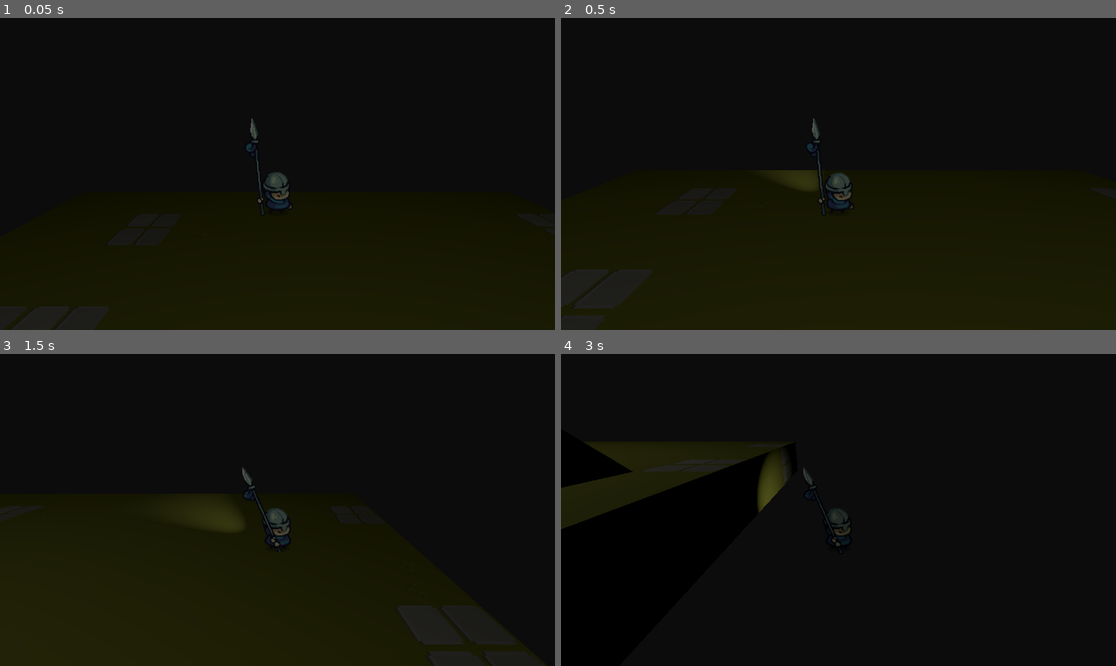
Above: before the commit, frames 1-4 (two rows, left to right).
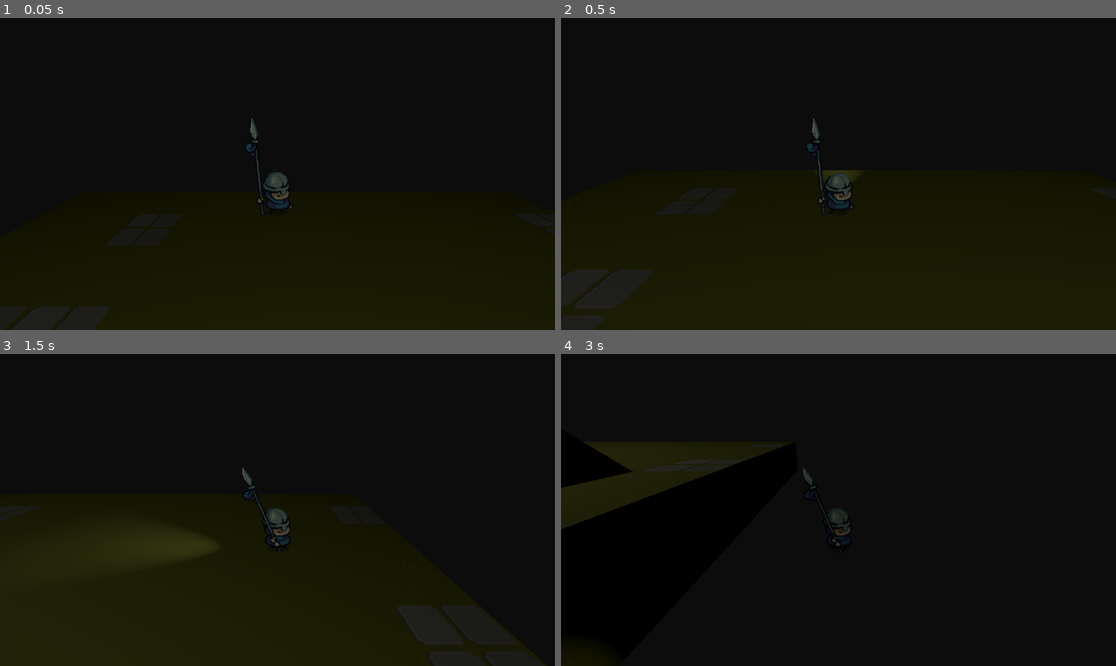
Above: after the commit, the same moments.

Repository: Ix-Tap3/Unlight
Game: Godot game, scene res://scenes/level.tscn
The game is run twice, just before and just after one commit, with the same random seed, the same clock (stepped at 60 frames per second) and the same inputs.
Inputs (mouse positions are in pixels of both pictures, inside the frame that each line leads up to):
- Up to frame 1 (0.05 s): no input
- Up to frame 2 (0.5 s): no input
- Up to frame 3 (1.5 s): tap Enter (ui_accept) at 0.5, 0.77 s; move the mouse to (399, 494) at 0.52 s; hold D (right) 0.53-1.28 s; move the mouse to (166, 525) at 1.27 s; hold S (down) from 1.28 s (still down)
- Up to frame 4 (3 s): tap Enter (ui_accept) at 1.52 s; move the mouse to (894, 441) at 2.02 s; release S (down) at 2.03 s; hold D (right) 2.03-2.78 s; move the mouse to (810, 572) at 2.77 s; hold W (up) from 2.78 s (still down)

Frame 1 is identical in both runs. In frame 2, 0.3% of the frame differs, in the area x 40-53%, y 48-55%; in frame 3, 0.3%; in frame 4, 0.6%, in the area x 35-42%, y 31-51%.

Commit message:
Torch_light omgggggg

Diff:
--- a/player.gd
+++ b/player.gd
@@ -3,6 +3,7 @@
 var torch_dir:float
 var mouse_pos:Vector2
 @onready var torch_light = $flash_light
+@onready var camera = $Camera3D
 @export var SPEED:float = 5.0
 const JUMP_VELOCITY = 4.5
 @onready var animSprite:AnimatedSprite3D = $AnimatedSprite3D
@@ -17,11 +18,19 @@
 		angle_cible += deg_to_rad(-45)
 
 func _process(delta: float) -> void:
-	mouse_pos = get_viewport().get_mouse_position()
-	torch_dir = get_viewport().get_mouse_position().angle() * 2
+	var mouse_pos = get_viewport().get_mouse_position()
+	# Cast a ray from the camera through the mouse position
+	var ray_origin = camera.project_ray_origin(mouse_pos)
+	var ray_dir = camera.project_ray_normal(mouse_pos)
 
-	torch_dir = get_viewport().get_mouse_position().angle()
-	torch_light.rotation.y = torch_dir
+	# Find where the ray hits a plane at the character's height (Y level)
+	var plane = Plane(Vector3.UP, global_position.y)
+	var intersection = plane.intersects_ray(ray_origin, ray_dir)
+
+	if intersection:
+		var look_target = intersection
+		torch_light.look_at(look_target, Vector3.UP)
+
 	if not is_on_floor():
 		velocity += get_gravity() * delta
 #
--- a/project.godot
+++ b/project.godot
@@ -53,6 +53,11 @@
 "events": [Object(InputEventKey,"resource_local_to_scene":false,"resource_name":"","device":-1,"window_id":0,"alt_press …(192 unchanged characters)…
 ]
 }
+escape={
+"deadzone": 0.2,
+"events": [Object(InputEventKey,"resource_local_to_scene":false,"resource_name":"","device":-1,"window_id":0,"alt_pressed":false,"shift_pressed":false,"ctrl_pressed":false,"meta_pressed":false,"pressed":false,"keycode":0,"physical_keycode":4194305,"key_label":0,"unicode":0,"location":0,"echo":false,"script":null)
+]
+}
 
 [physics]
 
--- /dev/null
+++ b/scenes/level.gd
@@ -0,0 +1,12 @@
+extends Node3D
+
+
+# Called when the node enters the scene tree for the first time.
+func _ready() -> void:
+	pass # Replace with function body.
+
+
+# Called every frame. 'delta' is the elapsed time since the previous frame.
+func _process(delta: float) -> void:
+	if (Input.is_action_just_pressed("escape")):
+		get_tree().quit()
--- a/scenes/level.tscn
+++ b/scenes/level.tscn
@@ -1,9 +1,11 @@
 [gd_scene format=3 uid="uid://dj86nqpqd6fgt"]
 
 [ext_resource type="MeshLibrary" uid="uid://crev0m3yug1ho" path="res://assets/wolrd_mesh_lib.tres" id="1_2q6dc"]
+[ext_resource type="Script" uid="uid://by2qspltwr478" path="res://scenes/level.gd" id="1_w8frs"]
 [ext_resource type="PackedScene" uid="uid://bvln5ecg5bvq" path="res://scenes/Player/player.tscn" id="2_w7c3h"]
 
 [node name="level" type="Node3D" unique_id=1688704413]
+script = ExtResource("1_w8frs")
 
 [node name="GridMap" type="GridMap" parent="." unique_id=715954920]
 mesh_library = ExtResource("1_2q6dc")
Not shown, added: scenes/level.gd.uid
